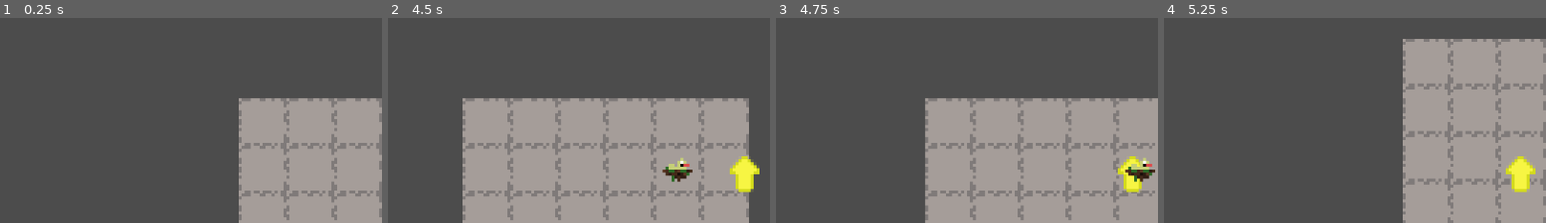
Above: before the commit, frames 1-4 (left to right).
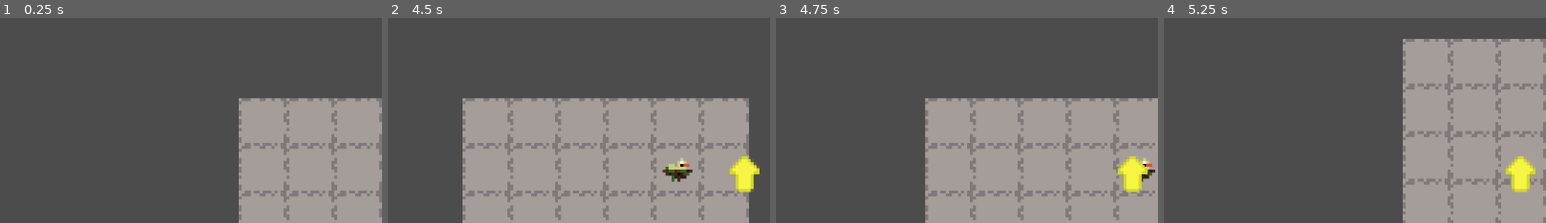
Above: after the commit, the same moments.

Repository: GenElectrovise/HillsSim22_Godot
Game: Godot game, scene res://levels/inside/inside_scene.tscn
Two runs of this game, one before a commit and one after it. Both use one fixed random seed, a clock stepped at 60 frames per second and the inputs below. This scene is started directly instead of the project's main scene.
Inputs (mouse positions are % of the whole screen's width and height, from its top left):
- Up to frame 1 (0.25 s): no input
- Up to frame 2 (4.5 s): tap Enter at 0.5 s; move the mouse to (59, 37) at 0.52 s; hold D (player_east) 0.53-1.28 s; tap E (player_interact) every 0.75 s from 0.6 to 4.35 s; click (59, 37) at 0.67 s; move the mouse to (30, 60) at 1.27 s; hold S (player_south) 1.28-2.03 s; move the mouse to (60, 30) at 2.02 s; hold D (player_east) 2.03-2.78 s; move the mouse to (45, 76) at 2.77 s; hold W (player_north) 2.78-3.53 s; click (45, 76) at 2.92 s; move the mouse to (80, 71) at 3.52 s; hold A (player_west) from 3.53 s (still down); move the mouse to (20, 38) at 4.27 s
- Up to frame 3 (4.75 s): keep holding A (player_west)
- Up to frame 4 (5.25 s): move the mouse to (55, 54) at 5.02 s; release A (player_west) at 5.03 s; hold S (player_south) from 5.03 s (still down); tap E (player_interact) at 5.1 s; click (55, 54) at 5.17 s
The pictures show only the part of the screen within x 0-50%, y 0-50%; the shares and areas given below are measured in that part.

Frames 1-2 are identical in both runs. In frame 3, 0.3% of the frame differs, in the area x 91-98%, y 70-80%; in frame 4, nothing differs.

Commit message:
Quest things

Diff:
--- a/entities/player/player.tscn
+++ b/entities/player/player.tscn
@@ -1,6 +1,6 @@
 [gd_scene load_steps=6 format=2]
 
-[ext_resource path="res://entities/player/player.png" type="Texture" id=1]
+[ext_resource path="res://assets/player.png" type="Texture" id=1]
 [ext_resource path="res://entities/player/player.gd" type="Script" id=2]
 [ext_resource path="res://entities/pointer_arrow/pointer_arrow.png" type="Texture" id=3]
 
--- a/entities/teleporter/teleporter.tscn
+++ b/entities/teleporter/teleporter.tscn
@@ -1,7 +1,7 @@
 [gd_scene load_steps=4 format=2]
 
 [ext_resource path="res://entities/teleporter/teleporter.gd" type="Script" id=1]
-[ext_resource path="res://assets/[Q] Teleport.png" type="Texture" id=2]
+[ext_resource path="res://assets/teleport.png" type="Texture" id=2]
 
 [sub_resource type="RectangleShape2D" id=1]
 
--- a/levels/inside/inside_scene.tscn
+++ b/levels/inside/inside_scene.tscn
@@ -1,9 +1,9 @@
 [gd_scene load_steps=7 format=2]
 
-[ext_resource path="res://levels/outside/outside_tiles.png" type="Texture" id=1]
+[ext_resource path="res://assets/outside_tiles.png" type="Texture" id=1]
 [ext_resource path="res://levels/inside/inside_scene.gd" type="Script" id=2]
 [ext_resource path="res://entities/player/player.tscn" type="PackedScene" id=3]
-[ext_resource path="res://quests/watch_birds/watch_birds.tscn" type="PackedScene" id=4]
+[ext_resource path="res://quests/watch_birds/watch_birds_obj.tscn" type="PackedScene" id=4]
 [ext_resource path="res://entities/teleporter/teleporter.tscn" type="PackedScene" id=5]
 
 [sub_resource type="TileSet" id=1]
@@ -101,15 +101,15 @@
 format = 1
 tile_data = PoolIntArray( -131075, 1, 0, -131074, 1, 0, -131073, 1, 0, -196608, 1, 0, -196607, 1, 0, -196606, 1, 0, -65 …(387 unchanged characters)…
 
-[node name="Player" parent="." instance=ExtResource( 3 )]
-
-[node name="Camera2D" type="Camera2D" parent="Player"]
-current = true
-zoom = Vector2( 0.25, 0.25 )
-
 [node name="Birds" parent="." instance=ExtResource( 4 )]
 position = Vector2( 24, -24 )
 
 [node name="Teleporter2" parent="Birds" instance=ExtResource( 5 )]
 destination_level = "outside"
 destination_position = Vector2( -10, 30 )
+
+[node name="Player" parent="." instance=ExtResource( 3 )]
+
+[node name="Camera2D" type="Camera2D" parent="Player"]
+current = true
+zoom = Vector2( 0.25, 0.25 )
--- a/levels/outside/outside_scene.gd
+++ b/levels/outside/outside_scene.gd
@@ -8,6 +8,7 @@
 
 # Called when the node enters the scene tree for the first time.
 func _ready():
+	QuestManager.start_quest(WatchBirdsQuest.new())
 	pass # Replace with function body.
 
 
--- a/levels/outside/outside_scene.tscn
+++ b/levels/outside/outside_scene.tscn
@@ -1,8 +1,8 @@
 [gd_scene load_steps=7 format=2]
 
-[ext_resource path="res://levels/outside/outside_tiles.png" type="Texture" id=1]
+[ext_resource path="res://assets/outside_tiles.png" type="Texture" id=1]
 [ext_resource path="res://entities/player/player.tscn" type="PackedScene" id=2]
-[ext_resource path="res://quests/watch_birds/watch_birds.tscn" type="PackedScene" id=3]
+[ext_resource path="res://quests/watch_birds/watch_birds_obj.tscn" type="PackedScene" id=3]
 [ext_resource path="res://levels/outside/outside_scene.gd" type="Script" id=4]
 [ext_resource path="res://entities/teleporter/teleporter.tscn" type="PackedScene" id=5]
 
--- /dev/null
+++ b/levels/title/main_title.gd
@@ -0,0 +1,10 @@
+extends Node
+
+
+# Declare member variables here. Examples:
+# var a = 2
+# var b = "text"
+
+# Called when the node enters the scene tree for the first time.
+func _ready():
+	Global.switch_scene(Levels.lookup("outside"))
--- /dev/null
+++ b/levels/title/main_title.tscn
@@ -0,0 +1,20 @@
+[gd_scene load_steps=3 format=2]
+
+[ext_resource path="res://assets/hills_road_sim_2022.png" type="Texture" id=1]
+[ext_resource path="res://levels/title/main_title.gd" type="Script" id=2]
+
+[node name="Control" type="Control"]
+anchor_right = 1.0
+anchor_bottom = 1.0
+script = ExtResource( 2 )
+
+[node name="TextureRect" type="TextureRect" parent="."]
+margin_right = 1024.0
+margin_bottom = 600.0
+grow_horizontal = 2
+grow_vertical = 2
+texture = ExtResource( 1 )
+
+[node name="TextureButton" type="TextureButton" parent="."]
+margin_right = 40.0
+margin_bottom = 40.0
--- a/meta/global.gd
+++ b/meta/global.gd
@@ -1,6 +1,7 @@
 extends Node2D
 
 var current_scene = null
+var random = RandomNumberGenerator.new()
 
 func _ready():
 	var root = get_tree().get_root()
--- a/meta/global.tscn
+++ /dev/null
@@ -1,8 +0,0 @@
-[gd_scene load_steps=2 format=2]
-
-[ext_resource path="res://meta/global.gd" type="Script" id=1]
-
-[node name="Node2D" type="Node2D"]
-script = ExtResource( 1 )
-
-[node name="Player" type="Node2D" parent="."]
--- /dev/null
+++ b/meta/quest_manager.gd
@@ -0,0 +1,30 @@
+extends Node2D
+
+var quests = []
+
+# Called when the node enters the scene tree for the first time.
+func _ready():
+	pass
+
+func start_quest(quest):
+	if(quest is Quest):
+		quests.append(quest)
+		quest.quest_id = quests.size() - 1
+		quest._start()
+
+func get_all_quests():
+	return quests
+
+func get_complete_quests():
+	var complete = []
+	for quest in quests:
+		if(quest.is_complete):
+			complete.append(quest)
+	return complete
+
+func get_running_quests():
+	var running = []
+	for quest in quests:
+		if(!quest.is_complete):
+			running.append(quest)
+	return running
--- a/project.godot
+++ b/project.godot
@@ -9,32 +9,57 @@
 config_version=4
 
 _global_script_classes=[ {
+"base": "Node",
+"class": "Objective",
+"language": "GDScript",
+"path": "res://quests/objective.gd"
+}, {
 "base": "KinematicBody2D",
 "class": "Player",
 "language": "GDScript",
 "path": "res://entities/player/player.gd"
 }, {
 "base": "Node2D",
+"class": "Quest",
+"language": "GDScript",
+"path": "res://quests/quest.gd"
+}, {
+"base": "Node2D",
 "class": "Teleporter",
 "language": "GDScript",
 "path": "res://entities/teleporter/teleporter.gd"
+}, {
+"base": "Objective",
+"class": "WatchBirdsObjective",
+"language": "GDScript",
+"path": "res://quests/watch_birds/watch_birds_obj.gd"
+}, {
+"base": "Quest",
+"class": "WatchBirdsQuest",
+"language": "GDScript",
+"path": "res://quests/watch_birds/watch_birds_quest.gd"
 } ]
 _global_script_class_icons={
+"Objective": "",
 "Player": "",
-"Teleporter": ""
+"Quest": "",
+"Teleporter": "",
+"WatchBirdsObjective": "",
+"WatchBirdsQuest": ""
 }
 
 [application]
 
 config/name="Hills Sim 22 Godot"
-run/main_scene="res://levels/outside/outside_scene.tscn"
+run/main_scene="res://levels/title/main_title.tscn"
 config/icon="res://icon.png"
 
 [autoload]
 
-Global="*res://meta/global.tscn"
+Global="*res://meta/global.gd"
 PlayerData="*res://meta/player_data.gd"
 Levels="*res://levels/levels.gd"
+QuestManager="*res://meta/quest_manager.gd"
 
 [display]
 
@@ -48,6 +73,7 @@
 [global]
 
 allow=false
+main=false
 
 [gui]
 
--- /dev/null
+++ b/quests/objective.gd
@@ -0,0 +1,20 @@
+extends Node
+
+class_name Objective
+
+var is_started
+var is_complete
+var quest_id
+var obj_id
+
+# Called when the node enters the scene tree for the first time.
+func _ready():
+	pass # Replace with function body.
+
+func _start():
+	assert(!is_started, str("Objective ", quest_id, ":", obj_id, " cannot be started twice!"))
+	print("Starting Objective ", quest_id, ":", obj_id)
+	pass
+
+func _finish():
+	pass
--- /dev/null
+++ b/quests/quest.gd
@@ -0,0 +1,31 @@
+extends Node2D
+
+class_name Quest
+
+var stage
+var is_started
+var objectives = []
+var quest_id
+
+# Called when the node enters the scene tree for the first time.
+func _ready():
+	pass # Replace with function body.
+
+func add_objective(objective):
+	if(objective is Objective):
+		objectives.append(objective)
+		objective.quest_id = quest_id
+		objective.obj_id = objectives.size() - 1
+
+func current() -> Objective:
+	return objectives[stage]
+
+func _start():
+	assert(!is_started, str("Quest ", quest_id, " cannot be started twice!"))
+	print("Starting quest ", quest_id)
+	stage = 0
+	current()._start()
+	pass
+
+func _finish():
+	pass
--- /dev/null
+++ b/quests/watch_birds/watch_birds_obj.gd
@@ -0,0 +1,15 @@
+extends Objective
+
+class_name WatchBirdsObjective
+
+# Declare member variables here. Examples:
+# var a = 2
+# var b = "text"
+
+
+# Called when the node enters the scene tree for the first time.
+func _ready():
+	pass
+
+func _start():
+	._start()
--- a/quests/watch_birds/watch_birds.tscn
+++ b/quests/watch_birds/watch_birds_obj.tscn
@@ -1,7 +1,7 @@
 [gd_scene load_steps=4 format=2]
 
-[ext_resource path="res://quests/watch_birds/bird_nest.png" type="Texture" id=1]
-[ext_resource path="res://quests/watch_birds/watch_birds.gd" type="Script" id=2]
+[ext_resource path="res://assets/bird_nest.png" type="Texture" id=1]
+[ext_resource path="res://quests/watch_birds/watch_birds_quest.gd" type="Script" id=2]
 
 [sub_resource type="RectangleShape2D" id=1]
 
--- a/quests/watch_birds/watch_birds.gd
+++ b/quests/watch_birds/watch_birds_quest.gd
@@ -1,7 +1,15 @@
-extends Node2D
+extends Quest
 
+class_name WatchBirdsQuest
 #export(String) var tp_destination_level = $Teleporter.destination_level
 #export(Vector2) var tp_destination_position = $Teleporter.destination_position
 
 func _on_Area2D_area_entered(area):
 	pass # Replace with function body.
+
+func _start():
+	var times = Global.random.randi_range(1, 3)
+	for i in times:
+		var birds = WatchBirdsObjective.new()
+		add_objective(WatchBirdsObjective.new())
+		._start()
Renamed: quests/watch_birds/bird_nest.png -> assets/bird_nest.png
Not shown, changed: assets/bird_nest.png.import
Binary file added: assets/hills_road_sim_2022.png
Not shown, changed: assets/hills_road_sim_2022.png.import
Renamed: levels/outside/outside_tiles.png -> assets/outside_tiles.png
Not shown, changed: assets/outside_tiles.png.import
Renamed: entities/player/player.png -> assets/player.png
Not shown, changed: assets/player.png.import
Renamed: assets/[Q] Teleport.png -> assets/teleport.png
Not shown, added: assets/teleport.png.import
